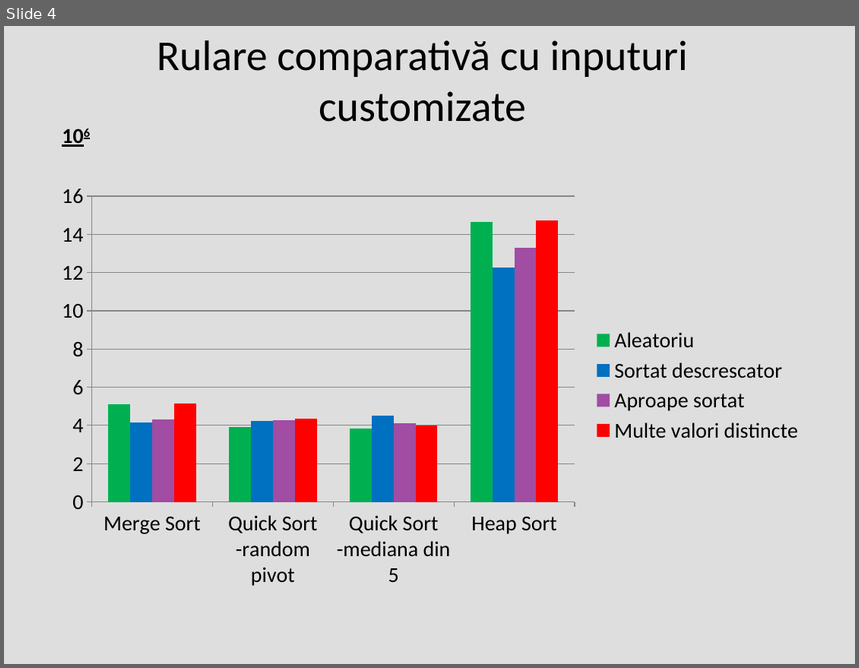
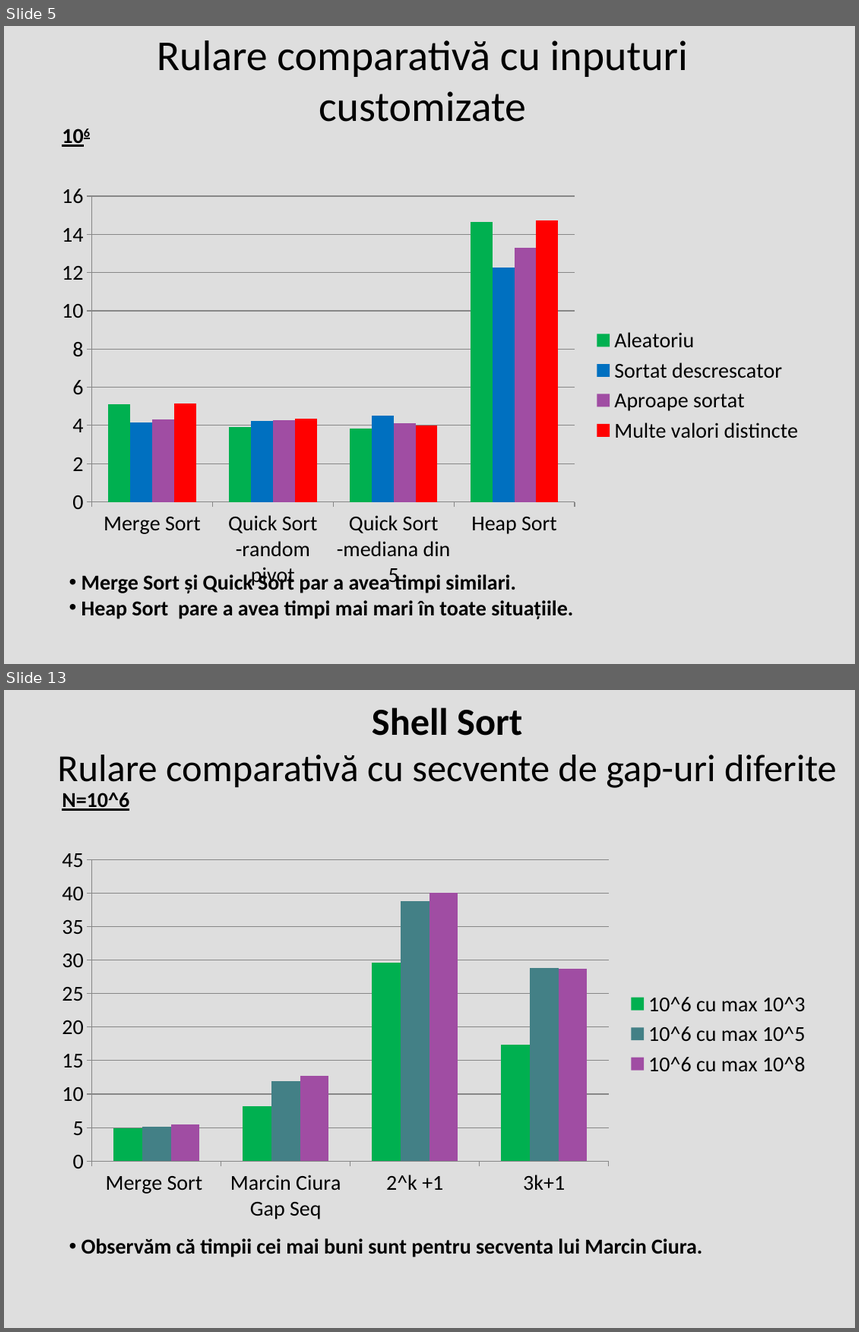
Before and after one commit to iuliali/sorting-algo-project, a slide deck: Analiză comparativă sortări.pptx. Shown one above the other, each under a label of ours: slide 4 before the commit, slides 5 and 13 after it; the slides between them are not shown. The pictures are 859x668 and 859x1332 pixels, drawn with LibreOffice and Linux fonts; fonts in the diff are those of the drawing. Boxes give left, top, right and bottom in pixels: in the first picture for what was removed or moved away, otherwise in the second. Text is boxed around its words. In the diff, an @@ line names an element or a change of style, - is before the commit and + after.

Commit message:
did quick sort comparison- ways to choose pivot

```diff
--- a/Analiză comparativă sortări.pptx
+++ b/Analiză comparativă sortări.pptx
@@ slide 13 added at bbox=[4, 690, 855, 1328], background #DEDEDE @@
@@ title added at bbox=[57, 707, 837, 788], 32.4 pt, text #000000 @@
+Shell Sort
+Rulare comparativă cu secvente de gap-uri diferite
@@ text added at bbox=[62, 793, 129, 811], 18 pt, text #000000, bold, underline @@
+N=10^6
@@ column chart added at bbox=[47, 839, 819, 1229] @@
+categories: Merge Sort , Marcin Ciura Gap Seq, 2^k +1, 3k+1
+10^6 cu max 10^3: 5, 8, 30, 17
+10^6 cu max 10^5: 5, 12, 39, 29
+10^6 cu max 10^8: 5, 13, 40, 29
@@ text added at bbox=[82, 1239, 702, 1258], 18 pt, text #000000, bold @@
+• Observăm că timpii cei mai buni sunt pentru secventa lui Marcin Ciura.
@@ what was slide 4 is now slide 5 @@
@@ slide 5 changed as well @@
@@ text added at bbox=[82, 572, 573, 620], 18 pt, text #000000, bold @@
+• Merge Sort și Quick Sort par a avea timpi similari.
+• Heap Sort pare a avea timpi mai mari în toate situațiile.
```
Also in this commit, not shown: 10 other slides changed, 6 other slides added, 6 other files.
